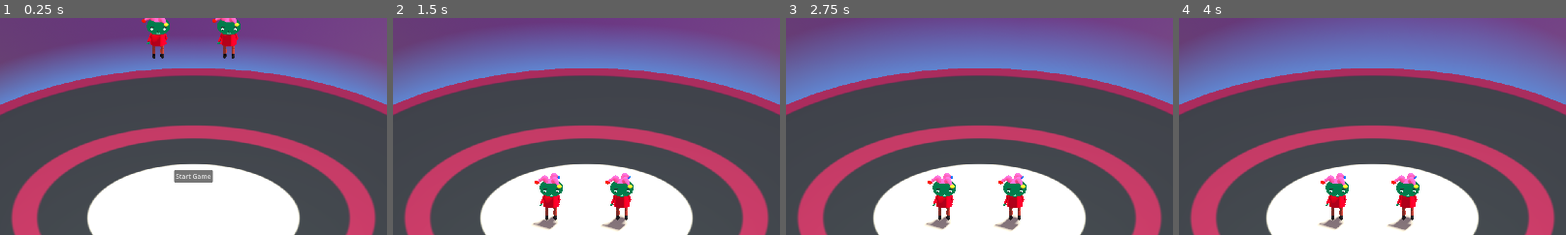
Above: before the commit, frames 1-4 (left to right).
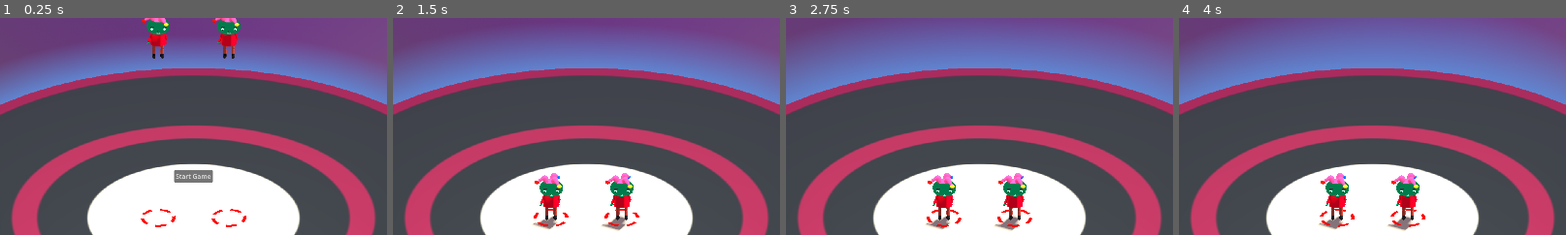
Above: after the commit, the same moments.

Repository: mwpenny/GGJ2024
Game: Godot game, scene res://scenes/ui.tscn
Same seed, same stepped clock (60 frames per second), same inputs: the game is played once before the commit and once after it.
Inputs:
- Up to frame 1 (0.25 s): no input
- Up to frame 2 (1.5 s): click "Start Game" at 0.5 s
- Up to frame 3 (2.75 s): tap Enter at 2 s
- Up to frame 4 (4 s): tap Space at 3.5 s
The pictures show only the part of the screen within x 25-75%, y 14-63%; the shares and areas given below are measured in that part.

The runs differ from the first frame. In frame 1, 0.3% of the frame differs, in the area x 36-64%, y 87-97%; in frame 2, 0.2%; in frame 3, 0.2%; in frame 4, 0.2%.

Commit message:
Hook up player indicators

Diff:
--- a/characters/player.tscn
+++ b/characters/player.tscn
@@ -1,6 +1,7 @@
 [gd_scene load_steps=41 format=3 uid="uid://cklaqgwvvfiyf"]
 
 [ext_resource type="Script" path="res://scripts/player.gd" id="1_bdw3y"]
+[ext_resource type="PackedScene" uid="uid://bpjuqvy053728" path="res://indicators/player_indicator.tscn" id="2_kl1gp"]
 
 [sub_resource type="StandardMaterial3D" id="StandardMaterial3D_k1prp"]
 shading_mode = 0
@@ -382,6 +383,8 @@
 height = 3.65
 
 [node name="Player" type="CharacterBody3D"]
+collision_layer = 2
+collision_mask = 3
 script = ExtResource("1_bdw3y")
 
 [node name="Root" type="Node3D" parent="."]
@@ -610,3 +613,5 @@
 [node name="CollisionShape3D" type="CollisionShape3D" parent="."]
 transform = Transform3D(1, 0, 0, 0, 1, 0, 0, 0, 1, 0, 1.81929, 0)
 shape = SubResource("CapsuleShape3D_3r2l4")
+
+[node name="Indicator" parent="." instance=ExtResource("2_kl1gp")]
--- a/indicators/player_indicator.tscn
+++ b/indicators/player_indicator.tscn
@@ -1,5 +1,6 @@
-[gd_scene load_steps=4 format=3 uid="uid://bpjuqvy053728"]
+[gd_scene load_steps=5 format=3 uid="uid://bpjuqvy053728"]
 
+[ext_resource type="Script" path="res://scripts/player_indicator.gd" id="1_3nlnf"]
 [ext_resource type="Shader" path="res://shaders/player_indicator.gdshader" id="1_dtwbo"]
 
 [sub_resource type="ShaderMaterial" id="ShaderMaterial_4pql1"]
@@ -9,7 +10,7 @@
 shader_parameter/thickness = 0.18
 shader_parameter/fade = 0.01
 shader_parameter/slice_count = 5
-shader_parameter/spin_speed = 1.0
+shader_parameter/spin_speed = 3.0
 shader_parameter/slice_width = 1.335
 shader_parameter/color = Color(1, 0, 0, 1)
 
@@ -18,7 +19,11 @@
 size = Vector2(3, 3)
 
 [node name="PlayerIndicator" type="Node3D"]
+script = ExtResource("1_3nlnf")
 
 [node name="IndicatorMesh" type="MeshInstance3D" parent="."]
 transform = Transform3D(1, 0, 0, 0, 1, 0, 0, 0, 1, 0, 0.02062, 0)
 mesh = SubResource("PlaneMesh_kg2lo")
+
+[node name="Ray" type="RayCast3D" parent="."]
+target_position = Vector3(0, -999, 0)
--- a/project.godot
+++ b/project.godot
@@ -77,6 +77,11 @@
 ]
 }
 
+[layer_names]
+
+3d_physics/layer_1="Static"
+3d_physics/layer_2="Dynamic"
+
 [rendering]
 
 renderer/rendering_method="gl_compatibility"
--- /dev/null
+++ b/scripts/player_indicator.gd
@@ -0,0 +1,13 @@
+extends Node3D
+
+var ray = null
+
+func _ready():
+	ray = get_node("Ray")
+
+func _process(delta):
+	var collision = ray.get_collision_point()
+	if collision:
+		global_position.y = collision.y
+	else:
+		global_position.y = get_parent().global_position.y
